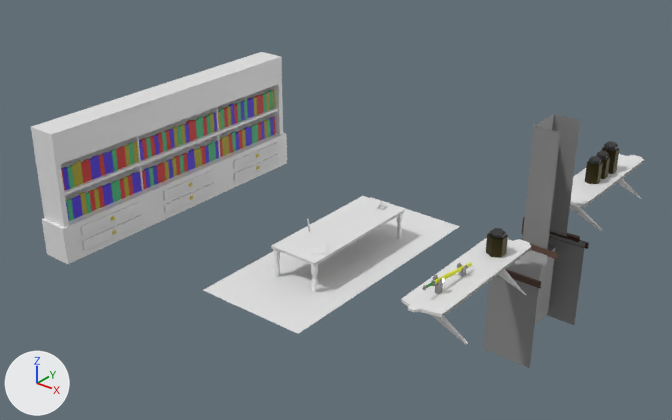
The FBX model Assets/Modelos/2 Semestre/Modelos/SalaResistência/Elementos.fbx as it was, and as the next commit left it.
Rendered twice from a 50 mm camera at (12.47, -12.18, 12.03) aimed at (0.37, 2.94, 2.65). Arrows for +X, +Y and +Z are at lower left; the lights stay in place.

The first picture shows 'Elementos'.
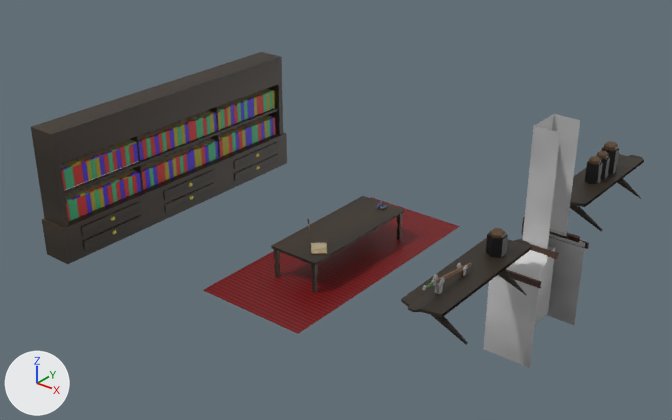
Where the newer file only moved an object's origin or applied its transform, the numbers keep the older frame.

What differs and where, as boxes (x1, y1, x2, y2) in the pictures (672 x 420 px):
part 1 of me_cube_005, recoloured: (271, 196, 405, 292) in both
part 2 of me_cube_005, recoloured (white to beige): (307, 223, 327, 254) in both
part 3 of me_cube_005, recoloured: (483, 114, 585, 368) in both
part 4 of me_cube_005, recoloured: (505, 217, 589, 288) in both
part 5 of me_cube_005, recoloured (grey to black): (31, 52, 287, 264) in both
part 6 of me_cube_005, recoloured (grey to brown): (61, 89, 272, 200) in both
part 7 of me_cube_005, recoloured (grey to black): (81, 142, 278, 249) in both
part 8 of me_cube_005, recoloured: (111, 154, 260, 235) in both
part 9 of me_cube_005, recoloured: (61, 94, 276, 193) in both
part 10 of me_cube_005, recoloured: (62, 98, 274, 203) in both
part 11 of me_cube_005, recoloured: (71, 90, 275, 197) in both
part 12 of me_cube_005, recoloured: (66, 90, 273, 202) in both
part 13 of me_cube_005, recoloured: (423, 263, 468, 294) in both
part 14 of me_cube_005, recoloured: (435, 262, 472, 284) in both
part 15 of me_cube_005, recoloured (white to red): (203, 197, 460, 334) in both
part 16 of me_cube_005, recoloured (black to brown): (489, 141, 618, 238) in both
part 17 of me_cube_005, recoloured (brown to black): (486, 147, 619, 257) in both
part 18 of me_cube_005, recoloured (white to black): (401, 154, 644, 345) in both

Patch to the scene script:
```diff
--- a/Assets/Modelos/2 Semestre/Modelos/SalaResistência/Elementos.fbx.py
+++ b/Assets/Modelos/2 Semestre/Modelos/SalaResistência/Elementos.fbx.py
@@ mat_geral @@
+mat_geral = principled_material('geral')
+mat_geral.texture = img_difusesala_png
@@ me_cube_005 @@
 me_cube_005.from_pydata(...)  # 2071 vertices, 1656 faces; spans x -5.64..5.97, y -1.09..7.63, z 1.05..5.86
-me_cube_005.materials.append(mat_e)  # white #e7e7e7
-me_cube_005.materials.append(mat_f)  # white #e7e7e7
-me_cube_005.materials.append(mat_g)  # grey #7f7f7f
-me_cube_005.materials.append(mat_w)  # white #e7e7e7
-me_cube_005.materials.append(mat_4)  # green #298625
+# me_cube_005 part 1: all 162 faces that had it switch from mat_c (white #e7e7e7) to mat_geral (picture img_difusesala_png)
+# me_cube_005 part 2: all 56 faces that had it switch from mat_d (white #e7e7e7) to mat_geral (picture img_difusesala_png)
+# me_cube_005 part 3: all 23 faces that had it switch from mat_r (grey #8a8a8a) to mat_geral (picture img_difusesala_png)
+# me_cube_005 part 4: all 55 faces that had it switch from mat_s (brown #50392c) to mat_geral (picture img_difusesala_png)
+# me_cube_005 part 5: all 53 faces that had it switch from mat_t (white #e7e7e7) to mat_geral (picture img_difusesala_png)
+# me_cube_005 part 6: all 207 faces that had it switch from mat_u (white #e7e7e7) to mat_geral (picture img_difusesala_png)
+# me_cube_005 part 7: all 30 faces that had it switch from mat_x (white #e7e7e7) to mat_geral (picture img_difusesala_png)
+# me_cube_005 part 8: all 30 faces that had it switch from mat_y (yellow #d4c33e) to mat_geral (picture img_difusesala_png)
+# me_cube_005 part 9: all 169 faces that had it switch from mat_z (red #c8231e) to mat_geral (picture img_difusesala_png)
+# me_cube_005 part 10: all 123 faces that had it switch from mat_1 (blue #431ed0) to mat_geral (picture img_difusesala_png)
+# me_cube_005 part 11: all 84 faces that had it switch from mat_2 (yellow #a89d03) to mat_geral (picture img_difusesala_png)
+# me_cube_005 part 12: all 104 faces that had it switch from mat_3 (green #38ae75) to mat_geral (picture img_difusesala_png)
+# me_cube_005 part 13: all 73 faces that had it switch from mat_5 (grey #929294) to mat_geral (picture img_difusesala_png)
+# me_cube_005 part 14: all 5 faces that had it switch from mat_6 (yellow #e1e711) to mat_geral (picture img_difusesala_png)
+# me_cube_005 part 15: all 1 face that had it switch from mat_7 (white #e7e7e7) to mat_geral (picture img_difusesala_png)
+# me_cube_005 part 16: all 56 faces that had it switch from mat_8 (black #2b2b2b) to mat_geral (picture img_difusesala_png)
+# me_cube_005 part 17: all 48 faces that had it switch from mat_corpo (brown #403a20) to mat_geral (picture img_difusesala_png)
+# me_cube_005 part 18: all 126 faces that had it switch from mat_madeira (white #e7e7e7) to mat_geral (picture img_difusesala_png)
```
